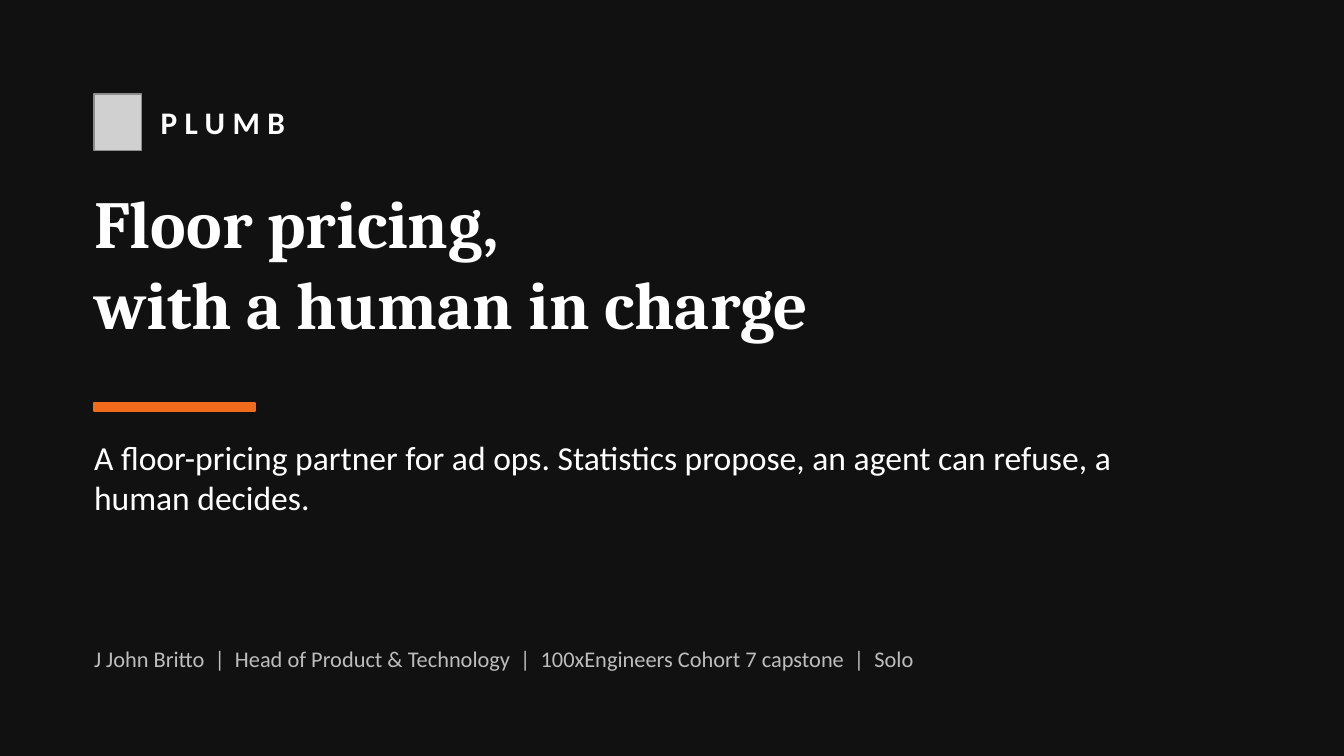
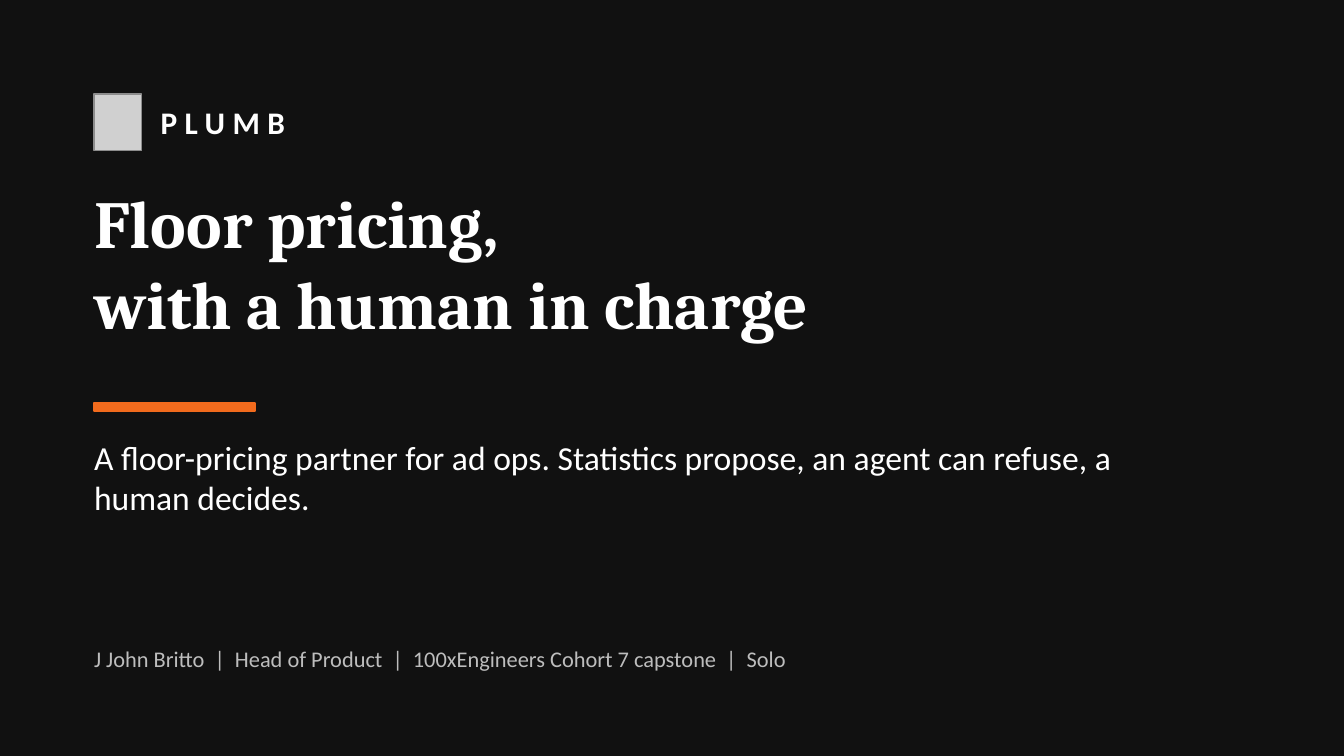
Before and after one commit to Johnbritt/Plumb-Floor-Pricing, a slide deck: slide 1 of docs/pitch/PLUMB_Pitch_Deck.pptx. Drawn at 1344x756 pixels with LibreOffice and Linux fonts; fonts in the diff are those of the drawing; grey boxes stand for pictures. Boxes give left, top, right and bottom in pixels: in the first picture for what was removed or moved away, otherwise in the second. Text is boxed around its words. In the diff, an @@ line names an element or a change of style, - is before the commit and + after.

```diff
--- a/docs/pitch/PLUMB_Pitch_Deck.pptx
+++ b/docs/pitch/PLUMB_Pitch_Deck.pptx
@@ text at <box>94,651,786,671</box>: text changed @@
-J John Britto | Head of Product & Technology | 100xEngineers Cohort 7 capstone | Solo
+J John Britto | Head of Product | 100xEngineers Cohort 7 capstone | Solo
```
Also in this commit, not shown: 1 other slide changed, 6 other files.
